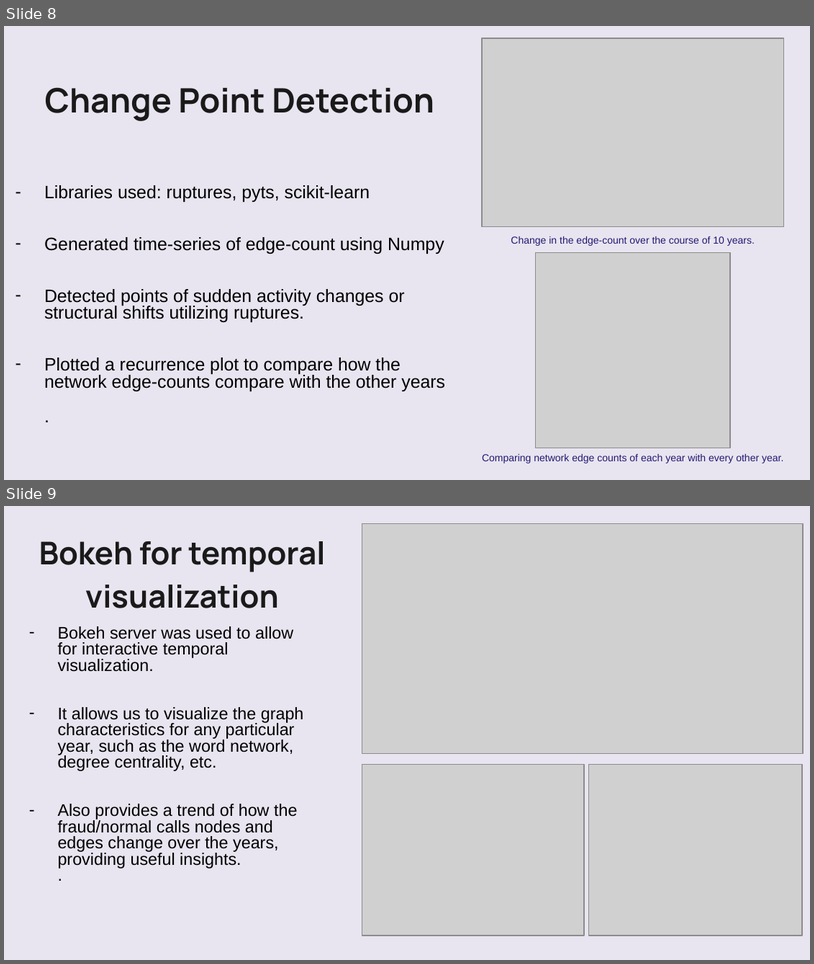
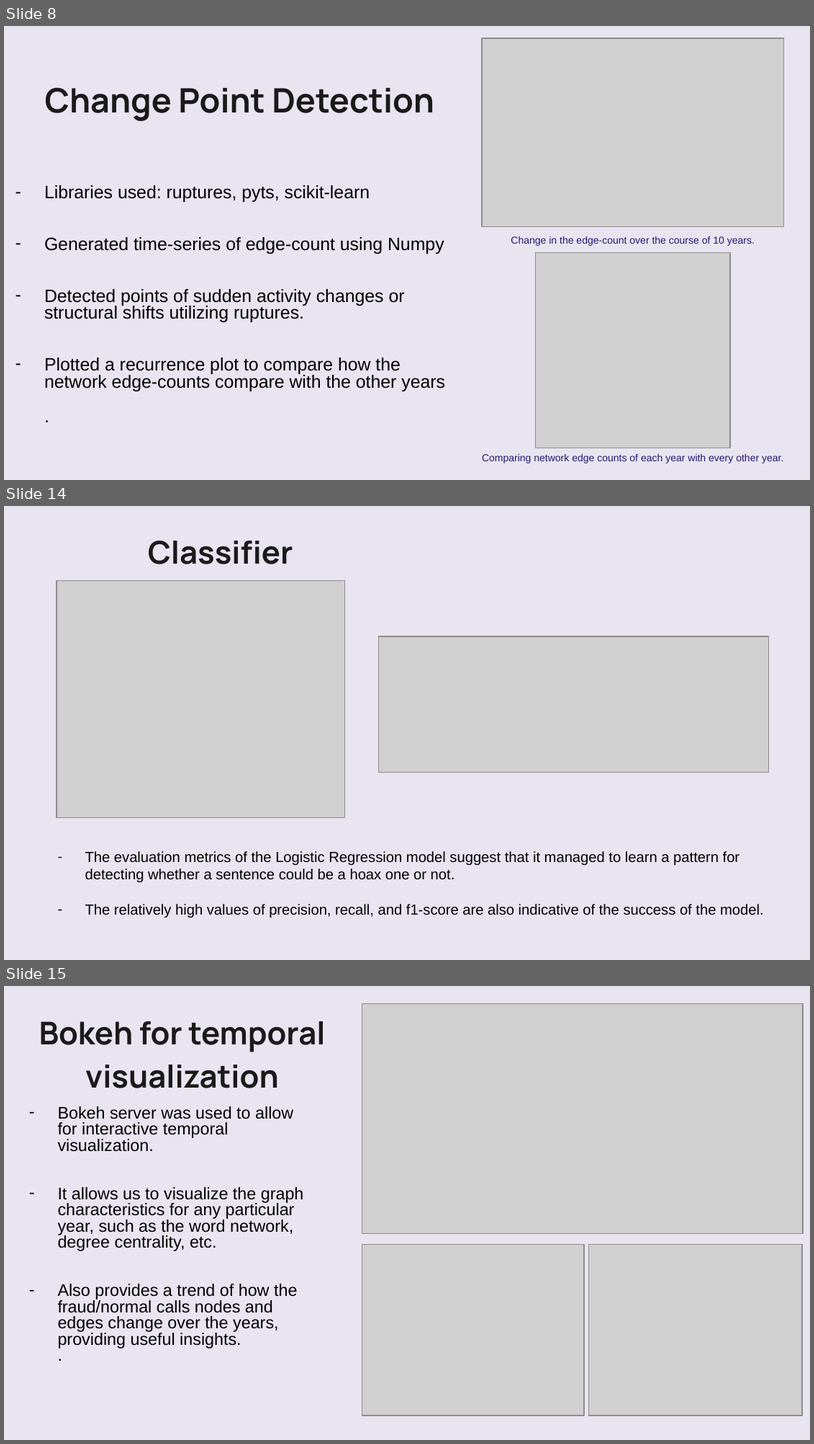
Before and after one commit to VatsalBhuva11/hoax-call-temporal-analysis, a slide deck: Group_16_SNA.pptx. Shown one above the other, each under a label of ours: slides 8 and 9 before the commit, slides 8, 14 and 15 after it; the slides between them are not shown. The pictures are 814x964 and 814x1444 pixels, drawn with LibreOffice and Linux fonts; fonts in the diff are those of the drawing; grey boxes stand for pictures; background and template pictures are left out. Boxes give left, top, right and bottom in pixels: in the first picture for what was removed or moved away, otherwise in the second. Text is boxed around its words. In the diff, an @@ line names an element or a change of style, - is before the commit and + after.

```diff
--- a/Group_16_SNA.pptx
+++ b/Group_16_SNA.pptx
@@ slide 14 added at (x1=4, y1=506, x2=810, y2=960), background picture (left out) @@
@@ freeform shape added at (x1=4, y1=506, x2=810, y2=960), fill #FAFAFA at 75% opacity @@
@@ text added at (x1=148, y1=541, x2=293, y2=564), 28 pt, text #1A1A1A, bold @@
+Classifier
@@ picture added at (x1=57, y1=581, x2=345, y2=817) @@
@@ picture added at (x1=379, y1=636, x2=769, y2=772) @@
@@ text added at (x1=85, y1=851, x2=764, y2=918), 13 pt, text #000000 @@
+– The evaluation metrics of the Logistic Regression model suggest that it managed to learn a pattern for detecting whether a sentence could be a hoax one or not.
+– The relatively high values of precision, recall, and f1-score are also indicative of the success of the model.
@@ what was slide 9 is now slide 15 @@
```
Also in this commit, not shown: 4 slides changed, 10 other slides added, 1 slide removed, 3 other files.
